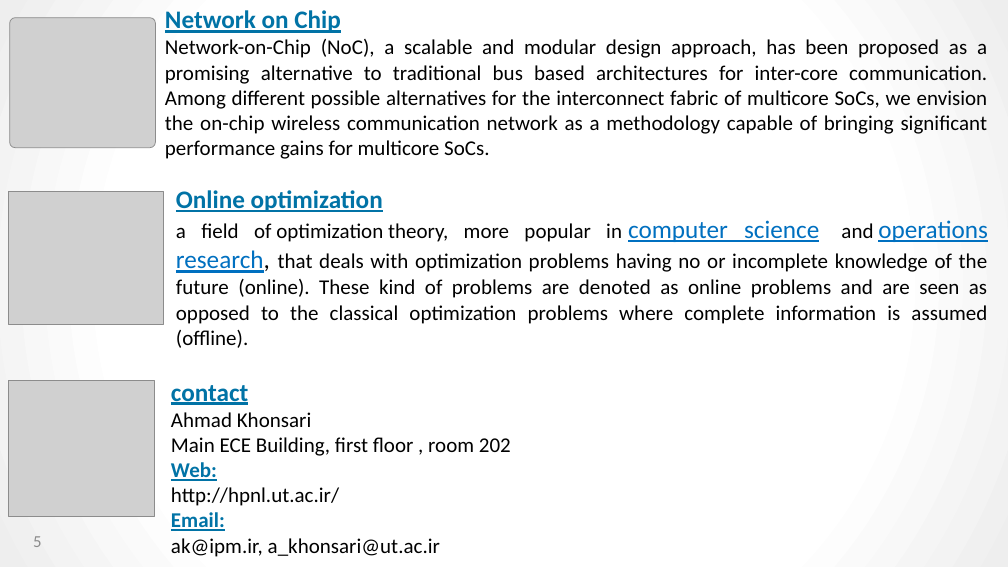
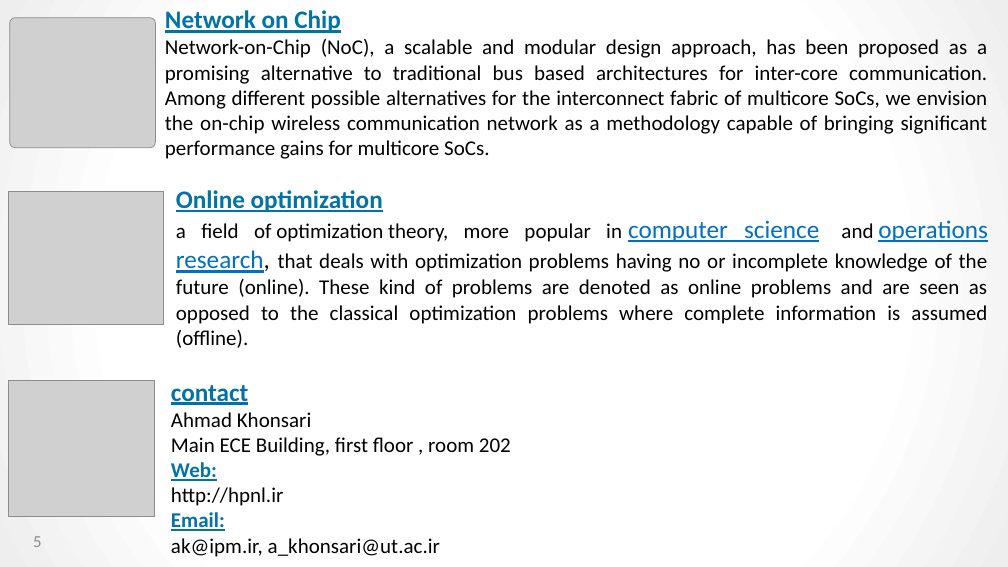
Before and after one commit to HPNL/hpnl.github.io, a slide deck: slide 5 of files/Intro-HPNL.pptx. Drawn at 1008x567 pixels with LibreOffice and Linux fonts; fonts in the diff are those of the drawing; grey boxes stand for pictures. Boxes give left, top, right and bottom in pixels: in the first picture for what was removed or moved away, otherwise in the second. Text is boxed around its words. In the diff, an @@ line names an element or a change of style, - is before the commit and + after.

```diff
--- a/files/Intro-HPNL.pptx
+++ b/files/Intro-HPNL.pptx
@@ text at [171,487,283,506]: text changed @@
-http://hpnl.ut.ac.ir/
+http://hpnl.ir
```
Also in this commit, not shown: 2 other files.
